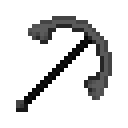
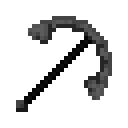
Layers edited between the first and the second 128×128 image:
painted on "Base Blade" over [44, 20, 108, 88]
